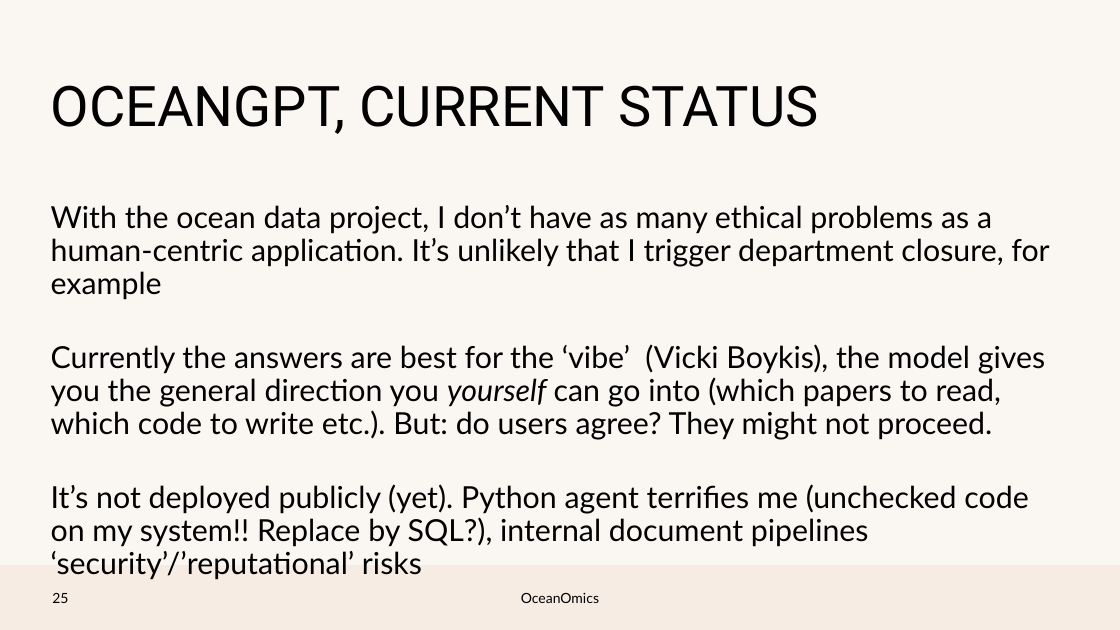
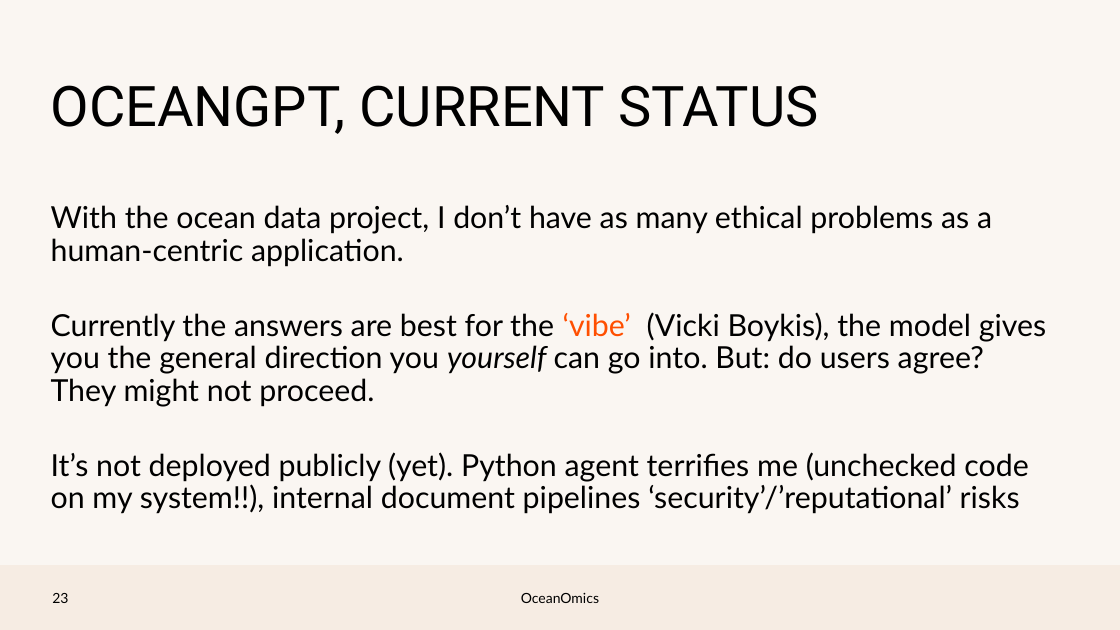
Before and after one commit to pmlg/June2023_LLM_repo, a slide deck: slide 22 of PMLG talk.pptx (slide 24 before the commit). Drawn at 1120x630 pixels with LibreOffice and Linux fonts; fonts in the diff are those of the drawing; background and template pictures are left out. Boxes give left, top, right and bottom in pixels: in the first picture for what was removed or moved away, otherwise in the second. Text is boxed around its words. In the diff, an @@ line names an element or a change of style, - is before the commit and + after.

Commit message:
final final final changes (2) _ FINAL_FINAL.docx

```diff
--- a/PMLG talk.pptx
+++ b/PMLG talk.pptx
@@ text at [51,205,1046,514]: text changed @@
-With the ocean data project, I don’t have as many ethical problems as a human-centric application. It’s unlikely that I trigger department closure, for example
-Currently the answers are best for the ‘vibe’ (Vicki Boykis), the model gives you the general direction you yourself can go into (which papers to read, which code to write etc.). But: do users agree? They might not proceed.
-It’s not deployed publicly (yet). Python agent terrifies me (unchecked code on my system!! Replace by SQL?), internal document pipelines ‘security’/’reputational’ risks
+With the ocean data project, I don’t have as many ethical problems as a human-centric application.
+Currently the answers are best for the ‘vibe’ (Vicki Boykis), the model gives you the general direction you yourself can go into. But: do users agree? They might not proceed.
+It’s not deployed publicly (yet). Python agent terrifies me (unchecked code on my system!!), internal document pipelines ‘security’/’reputational’ risks
@@ page number at [52,593,68,603]: text changed @@
-25
+23
```
Also in this commit, not shown: 13 other slides changed, 1 slide added.
